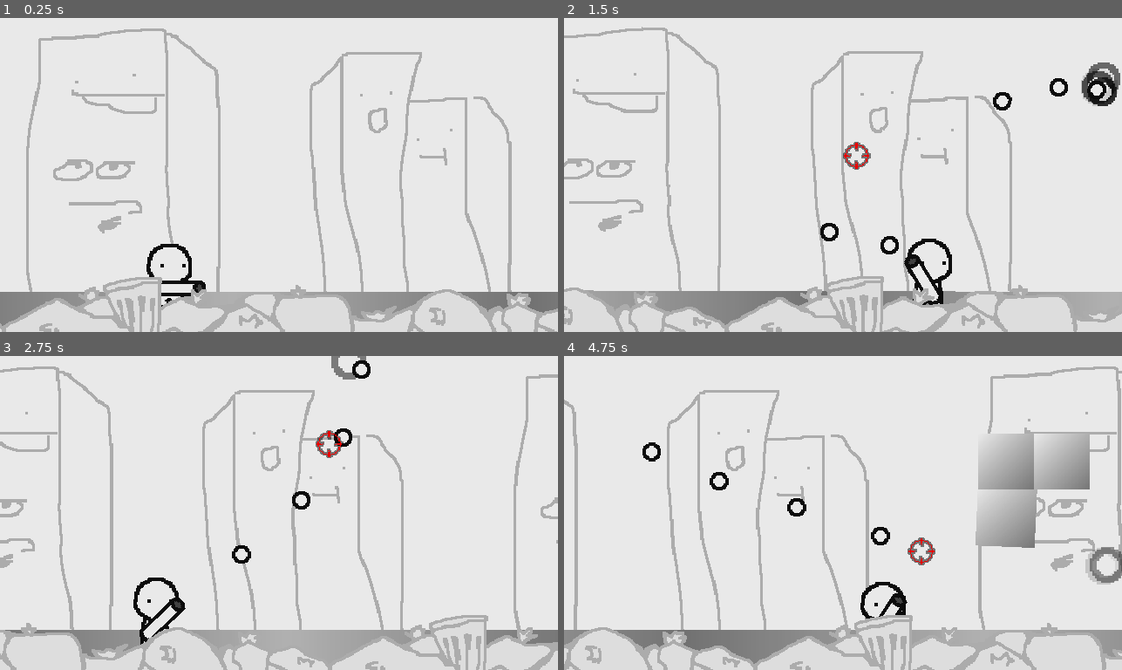
Above: before the commit, frames 1-4 (two rows, left to right).
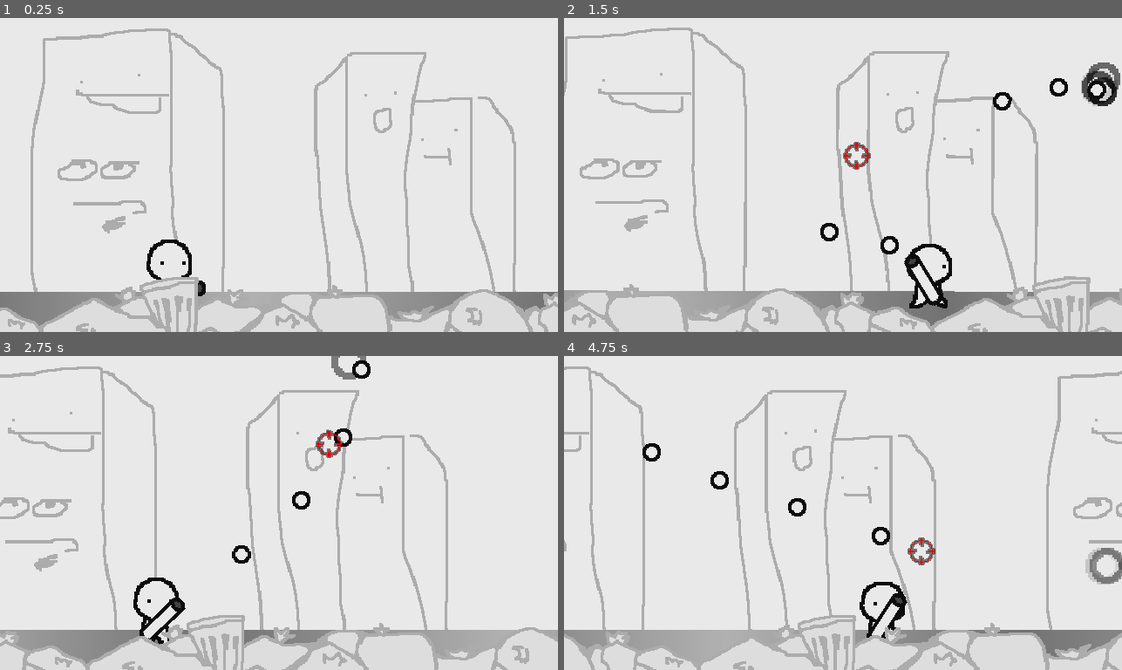
Above: after the commit, the same moments.

Repository: dranik544/explanation-overdue
Game: Godot game, scene res://scenes/main.tscn
Two runs of this game, one before a commit and one after it. Both use one fixed random seed, a clock stepped at 60 frames per second and the inputs below.
Inputs (mouse positions are in pixels of both pictures, inside the frame that each line leads up to):
- Up to frame 1 (0.25 s): no input
- Up to frame 2 (1.5 s): tap Enter at 0.5 s; move the mouse to (965, 159) at 0.52 s; press the mouse at (965, 159) at 0.53 s; hold D (RIGHT) 0.53-1.25 s; tap W (JUMP) at 0.77 s; release the mouse at (965, 159) at 1.25 s; drag from (731, 190) to (1105, 87) at 1.27 s
- Up to frame 3 (2.75 s): move the mouse to (334, 443) at 2.02 s; press the mouse at (334, 443) at 2.03 s; hold A (LEFT) from 2.03 s (still down)
- Up to frame 4 (4.75 s): release A (LEFT) at 2.75 s; release the mouse at (898, 443) at 2.75 s; drag from (815, 575) to (926, 368) at 2.77 s; move the mouse to (1010, 560) at 3.52 s; press the mouse at (1010, 560) at 3.53 s; hold D (RIGHT) 3.53-4.25 s; tap W (JUMP) at 3.77 s; release the mouse at (1010, 560) at 4.25 s; drag from (675, 465) to (921, 550) at 4.27 s

The runs differ from the first frame. In frame 1, 14% of the frame differs, in the area x 0-100%, y 3-100%; in frame 2, 16%; in frame 3, 14%; in frame 4, 21%.

Commit message:
начало разработки перехода портала

Diff:
--- a/global.gd
+++ b/global.gd
@@ -1,8 +1,17 @@
 extends Node
 
-var speedLoc: float = 180.0
-enum locations {forest}
-export(locations) var currentLocation = locations.forest
+var speedLoc: float = 100.0
+enum locations {city, forest, hell}
+export(locations) var currentLocation = locations.city
+export(int) var currentLocationIndex = 0
+var playerHealth: float
+
+# --- пути к сценам локаций ---
+var locationsScenes: Array = [
+	"res://scenes/main.tscn",       # city
+	"res://scenes/main.tscn",       # forest
+	"res://scenes/main.tscn"        # hell
+]
 
 # --- модификации значений ---
 # игрок
@@ -26,3 +35,7 @@
 var enableAnimations: bool = true
 var enableShakeScreen: bool = true
 var forceInputTypeSelect: int = -1
+
+
+func resetLocationData():
+	speedLoc = 100.0
--- /dev/null
+++ b/scenes/between portal.gd
@@ -0,0 +1,18 @@
+extends Node2D
+
+
+func _ready():
+	yield(get_tree().create_timer(0.5), "timeout")
+	goToNextLocation()
+
+func goToNextLocation():
+	var randomLocationNum: int
+
+	randomLocationNum = Global.currentLocationIndex
+	while randomLocationNum == Global.currentLocationIndex:
+		randomLocationNum = randi() % Global.locationsScenes.size()
+
+	var randomLocation: String = Global.locationsScenes[randomLocationNum]
+	print("cur loc num: ", str(Global.currentLocationIndex))
+	print("random loc num: ", str(randomLocationNum))
+	get_tree().change_scene(randomLocation)
--- /dev/null
+++ b/scenes/between portal.tscn
@@ -0,0 +1,15 @@
+[gd_scene load_steps=3 format=2]
+
+[ext_resource path="res://sprites/portalscreen1.png" type="Texture" id=1]
+[ext_resource path="res://scenes/between portal.gd" type="Script" id=2]
+
+[node name="between portal" type="Node2D"]
+script = ExtResource( 2 )
+
+[node name="CanvasLayer" type="CanvasLayer" parent="."]
+
+[node name="bg" type="TextureRect" parent="CanvasLayer"]
+anchor_right = 1.0
+anchor_bottom = 1.0
+texture = ExtResource( 1 )
+stretch_mode = 7
--- a/scenes/finalPortal.tscn
+++ b/scenes/finalPortal.tscn
@@ -71,6 +71,23 @@
 "values": [ Vector2( 1, 1 ), Vector2( 0.7, 0.7 ), Vector2( 1, 1 ) ]
 }
 
+[sub_resource type="GDScript" id=7]
+script/source = "extends Area2D
+
+export(String) var betweenPortalScene = \"res://scenes/between portal.tscn\"
+
+
+func _ready():
+	connect(\"body_entered\", self, \"bodyEntered\")
+
+func bodyEntered(body: Node2D):
+	if body.is_in_group(\"player\"):
+		get_tree().change_scene(betweenPortalScene)
+"
+
+[sub_resource type="RectangleShape2D" id=6]
+extents = Vector2( 96, 256 )
+
 [node name="finalPortal" type="Area2D"]
 script = ExtResource( 1 )
 
@@ -84,3 +101,11 @@
 autoplay = "idle"
 anims/RESET = SubResource( 5 )
 anims/idle = SubResource( 4 )
+
+[node name="Area2D" type="Area2D" parent="."]
+collision_layer = 0
+collision_mask = 2
+script = SubResource( 7 )
+
+[node name="CollisionShape2D" type="CollisionShape2D" parent="Area2D"]
+shape = SubResource( 6 )
--- a/scenes/main.gd
+++ b/scenes/main.gd
@@ -1,11 +1,13 @@
 extends Node2D
 
-export(Global.locations) var currentLocation = Global.locations.forest
+export(Global.locations) var currentLocation
 export(float) var speedLocAcceleration = 4.0
 
 
 func _ready():
+	Global.resetLocationData()
 	Global.currentLocation = currentLocation
+	Global.currentLocationIndex = Global.currentLocation
 
 
 func _process(delta):
--- a/scenes/main.tscn
+++ b/scenes/main.tscn
@@ -52,6 +52,7 @@
 
 [node name="main" type="Node2D"]
 script = ExtResource( 9 )
+speedLocAcceleration = 12.0
 
 [node name="visual" type="Node2D" parent="."]
 
--- a/scenes/player/player.gd
+++ b/scenes/player/player.gd
@@ -43,6 +43,8 @@
 	add_to_group("player")
 
 	aimSprite.visible = false
+	if Global.playerHealth != 0.0:
+		health = Global.playerHealth
 
 	# применения модификаций
 	health *= Global.multiplierPlayerHealth
@@ -255,6 +257,7 @@
 	if health <= 0: return
 
 	health -= count
+	Global.playerHealth = health
 	Global.speedLoc = max(Global.speedLoc - (maxHealth - health), 120.0)   # скорость локации упадёт, но не ниже 120
 
 	if health <= 0: death()
--- a/scenes/player/player.tscn
+++ b/scenes/player/player.tscn
@@ -46,6 +46,7 @@
 offset = Vector2( 8, 0 )
 
 [node name="aimSprite" type="Sprite" parent="."]
+z_index = 99
 texture = ExtResource( 2 )
 
 [node name="projectileTimer" type="Timer" parent="."]
Not shown: 1 places in scenes/finalPortal.tscn that only renumber resources
Binary file added: sprites/portalscreen1.png
Not shown, added: sprites/portalscreen1.png.import
